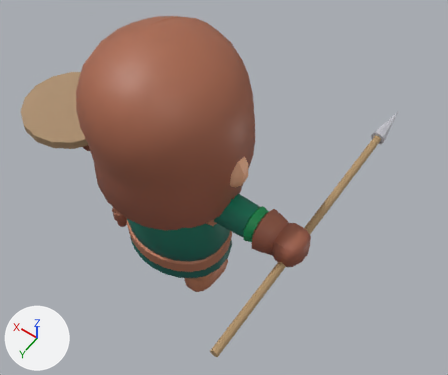
The glTF model public/models/technical.glb, before and after one commit.
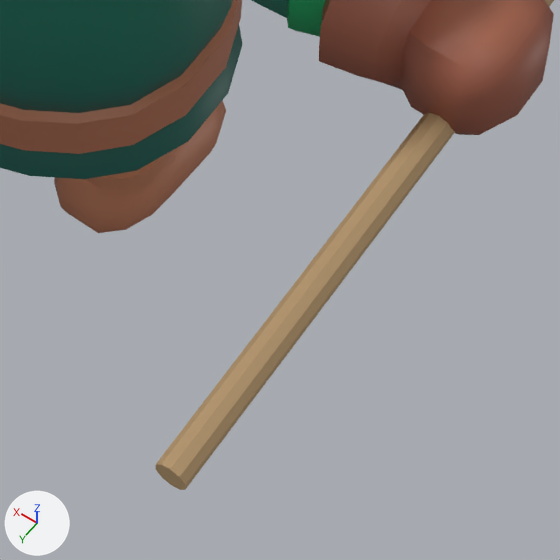
The first picture shows the older version from a 50 mm camera at (-1.56, 1.69, 3.84) aimed at (-0.15, -0.29, 0.73). The close-ups show the older and then the newer version on the part from 38% to 70% of the width and 62% to 100% of the height of that picture. Only the edits that show in the close-ups are written down. Arrows for +X, +Y and +Z are at lower left; the lights stay in place. Where no turn or scale is listed for an object, it has been applied to the vertices.

Names of what the first close-up shows: 'Rogue_ArmRight', 'Rogue_Body', 'Rogue_LegRight', 'spear'.
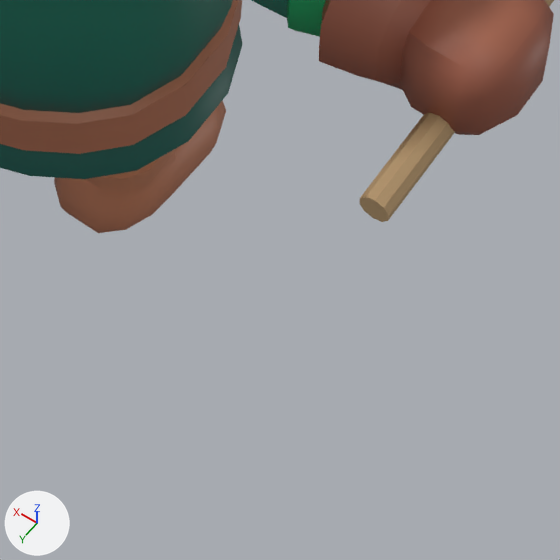
Changed parts and their boxes [x1, y1, x2, y2] in the close-ups (560 x 560 px):
'spear', moved: before [155, 0, 554, 490]; after [360, 0, 554, 222]

The edits, one by one:
Object 'spear' (ob_spear) moves from (-0.808, -0.147, 0.96) to (-0.808, -0.604, 0.96).
